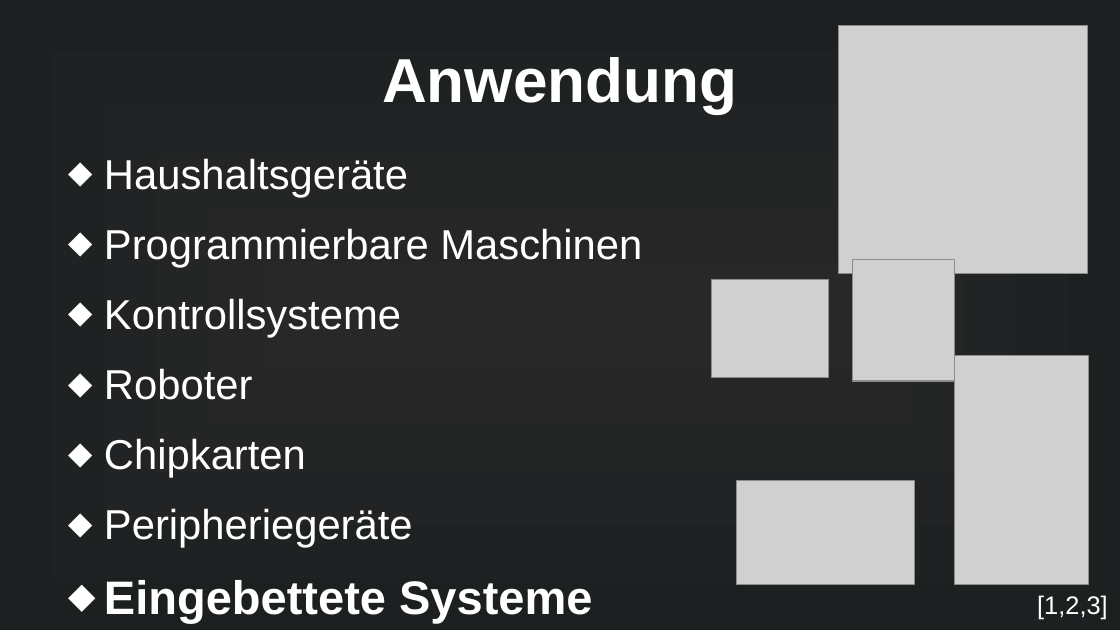
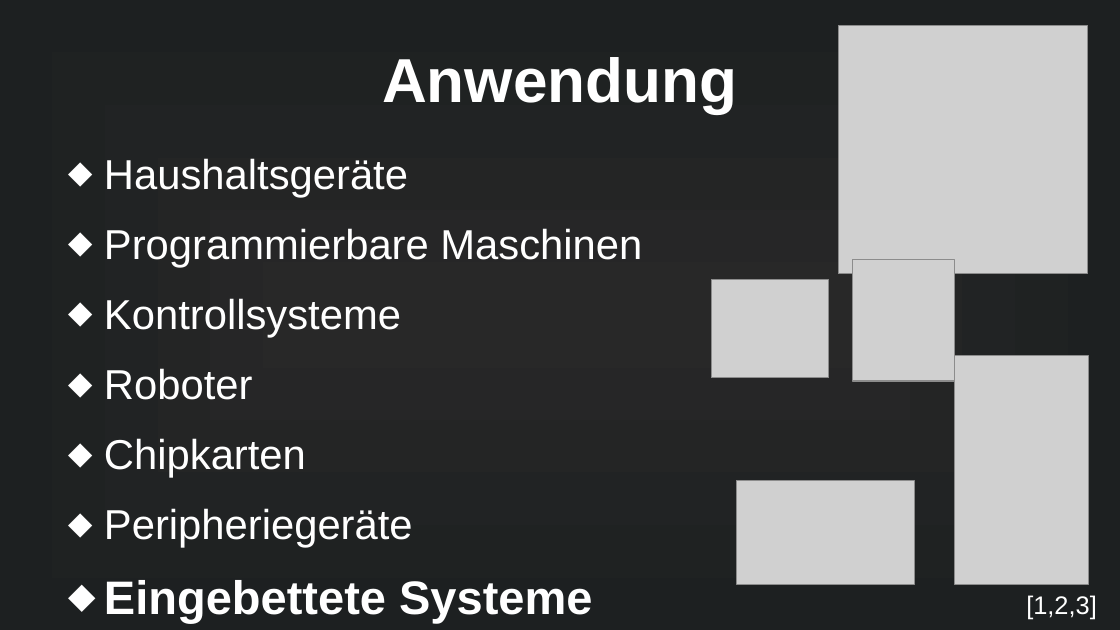
Before and after one commit to MuffinKran24/IMP_GFS, a slide deck: slide 2 of Mikrocontroller_GFS.odp. Drawn at 1120x630 pixels with LibreOffice and Linux fonts; fonts in the diff are those of the drawing; grey boxes stand for pictures. Boxes give left, top, right and bottom in pixels: in the first picture for what was removed or moved away, otherwise in the second. Text is boxed around its words. In the diff, an @@ line names an element or a change of style, - is before the commit and + after.

```diff
--- a/Mikrocontroller_GFS.odp
+++ b/Mikrocontroller_GFS.odp
@@ text "[1,2,3]": place and size @@
-text "[1,2,3]" at (1037, 595, 1108, 620)
+text "[1,2,3]" at (1026, 595, 1097, 620)
```
Also in this commit, not shown: 2 other slides changed, 1 slide added, 1 slide removed, 3 other files.
